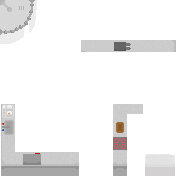
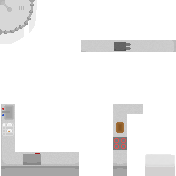
Layered file, before and after one edit (176x176). Changes by layer:
renamed "Layer 0" to "Layer 1", painted on it over [1, 104, 15, 138]
